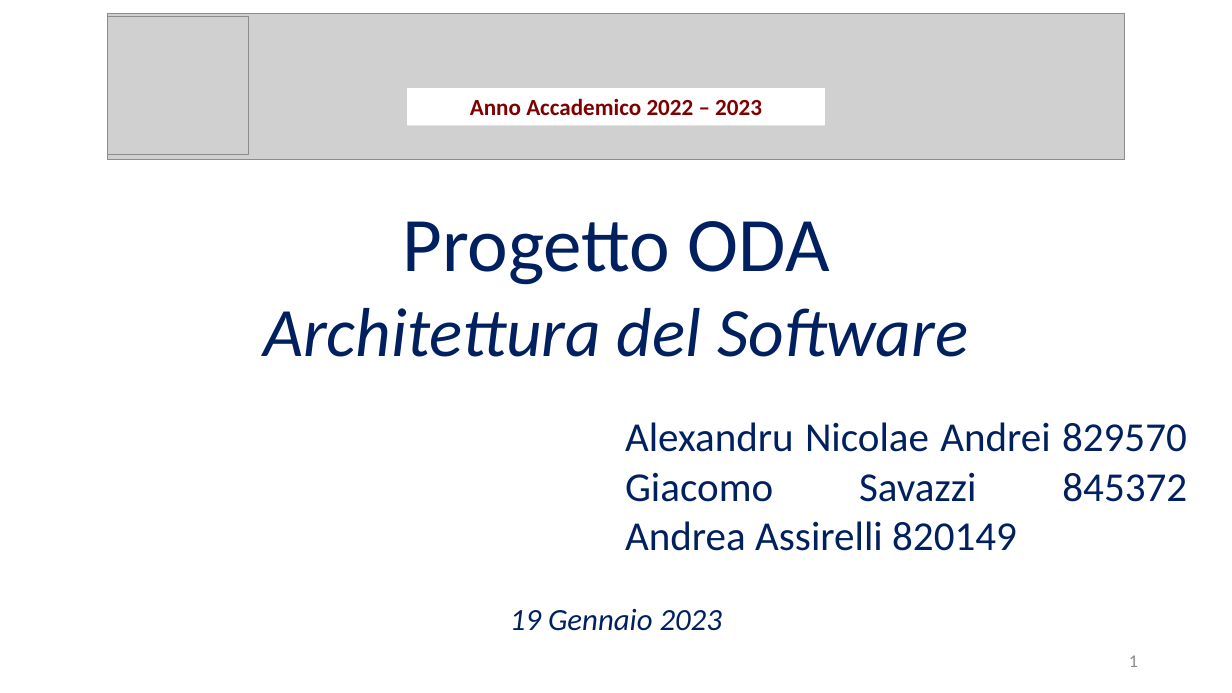
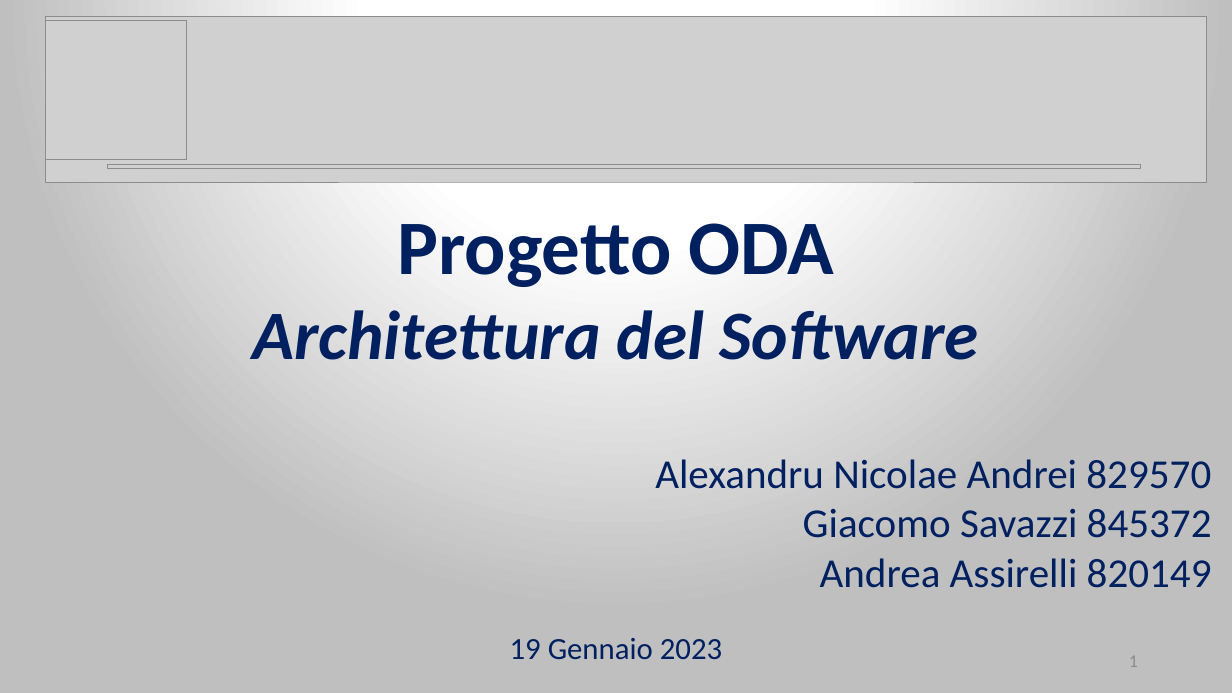
Before and after one commit to Wonderjack996/unimib-software-architecture, a slide deck: slide 1 of Progetto/Presentazione.pptx. Drawn at 1232x693 pixels with LibreOffice and Linux fonts; fonts in the diff are those of the drawing; grey boxes stand for pictures. Boxes give left, top, right and bottom in pixels: in the first picture for what was removed or moved away, otherwise in the second. Text is boxed around its words. In the diff, an @@ line names an element or a change of style, - is before the commit and + after.

```diff
--- a/Progetto/Presentazione.pptx
+++ b/Progetto/Presentazione.pptx
@@ background #FFFFFF to gradient #FFFFFF to #BFBFBF @@
@@ picture: place and size @@
-picture at [108,14,1125,160]
+picture at [46,16,1207,182]
@@ picture added at [46,20,187,159] @@
@@ picture removed at [108,17,249,155] @@
@@ rectangle removed at [408,88,825,125] @@
-Anno Accademico 2022 – 2023
@@ picture added at [108,165,1141,169] @@
@@ text "Progetto ODA" at [253,223,979,360]: bold on @@
@@ text "Alexandru Nicolae Andrei 829570 Giacomo ...": place and size @@
-text "Alexandru Nicolae Andrei 829570 Giacomo ..." at [625,422,1187,551]
+text "Alexandru Nicolae Andrei 829570 Giacomo ..." at [655,459,1212,588]
@@ text "Alexandru Nicolae Andrei 829570 Giacomo ..." at [655,459,1212,588]: alignment justified to right @@
@@ text "19 Gennaio 2023": place and size @@
-text "19 Gennaio 2023" at [510,609,722,631]
+text "19 Gennaio 2023" at [510,638,722,659]
@@ text "19 Gennaio 2023" at [510,638,722,659]: italic off @@
```
Also in this commit, not shown: 57 other slides changed, 1 other file.
